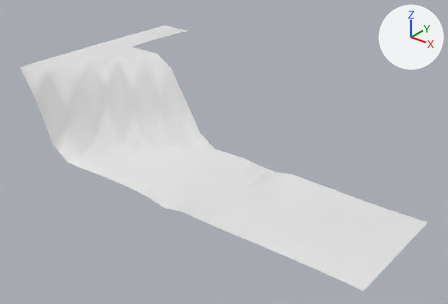
A saved change to the OBJ model models/areas/fields_risen/preview_grass_-1_2.obj.
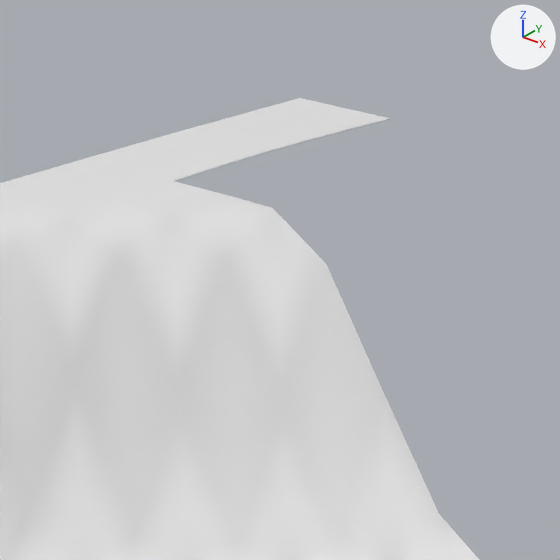
Each version appears first whole from a 50 mm camera at (14.9, -155.4, 29.1) aimed at (-20.1, -111.7, 2.0), and next in a close-up on the part from 19% to 52% of the width and 0% to 48% of the height. The lights are fixed; the arrows at upper right show +X, +Y and +Z. The first two pictures are the older version. Where no turn or scale is listed for an object, it has been applied to the vertices. Vertices at exactly the same position are counted once.

Objects in the first close-up: 'preview_grass_-1_2'.
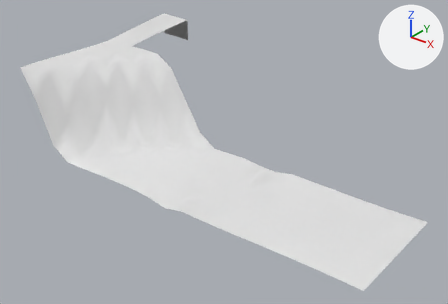
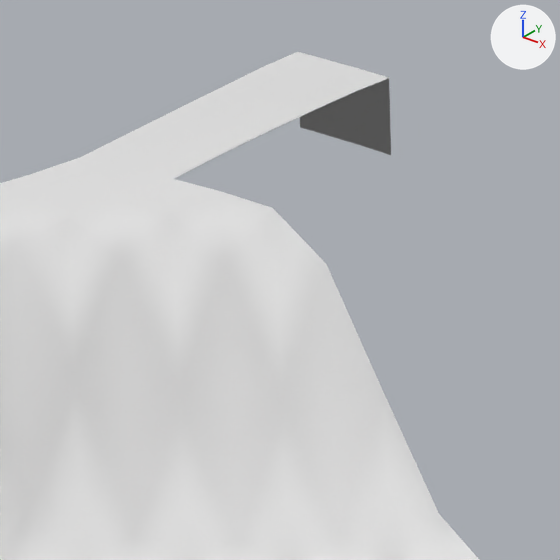
Where the change shows, as pixel boxes [x1, y1, x2, y2] in the close-ups (560 x 560 px; the box of a moved part takes in the faces that stretch with it):
'preview_grass_-1_2', reshaped: before [0, 98, 479, 560]; after [0, 52, 479, 560]
part 1 of me_preview_grass__1_2, moved or reshaped: before [30, 98, 390, 266]; after [30, 52, 391, 266]

The change, as a list of edits to the scene's bpy script:
```text
Change me_preview_grass__1_2:
    used by ob_preview_grass__1_2; location = (0.0, 0.0, 0.0)
    remove me_preview_grass__1_2.from_pydata(...)  # 179 vertices, 267 faces; spans x -40.0..0.0, y -120.5..-99.0, z -0.4..9.2
    add me_preview_grass__1_2.from_pydata(...)  # 189 vertices, 283 faces; spans x -40.0..0.0, y -120.5..-99.0, z -0.4..10.6
    me_preview_grass__1_2 part 1
    6 vertices in x -40.0..-36.0, y -106.5, z 9.1..9.2 move by (0.0, 0.0, 0.4)
    5 vertices in x -38.0..-36.0, y -102.5, z 9.2 move by (0.0, 0.0, 0.9)
    4 vertices in x -40.0..-34.0, y -108.5, z 9.1..9.2 move by (0.0, 0.0, 0.1)
    4 vertices in x -38.0..-36.0, y -100.5..-99.0, z 9.1 move by (0.0, 0.0, 1.3)
    4 vertices in x -40.0..-37.5, y -100.5..-99.0, z 9.1 move by (0.0, 0.0, 1.4)
    3 vertices in x -36.0, y -104.5, z 9.2 move by (0.0, 0.0, 0.6)
    10 vertices move from x -40.0..-36.0, y -108.5..-99.0, z 9.1..9.2 to x -40.0..-36.0, y -108.5..-99.0, z 9.2..10.6
    5 vertices are added at (-37.5, -99.0, 8.0), (-36.0, -99.0, 7.9), (-38.0, -99.0, 8.0), (-39.5, -99.0, 8.1), (-40.0, -99.0, 8.1)
    5 new vertices lie (0.0, 0.0, 2.5) away from vertices in x -40.0..-36.0, y -99.0, z 7.9..8.1
    16 new faces join them
```
